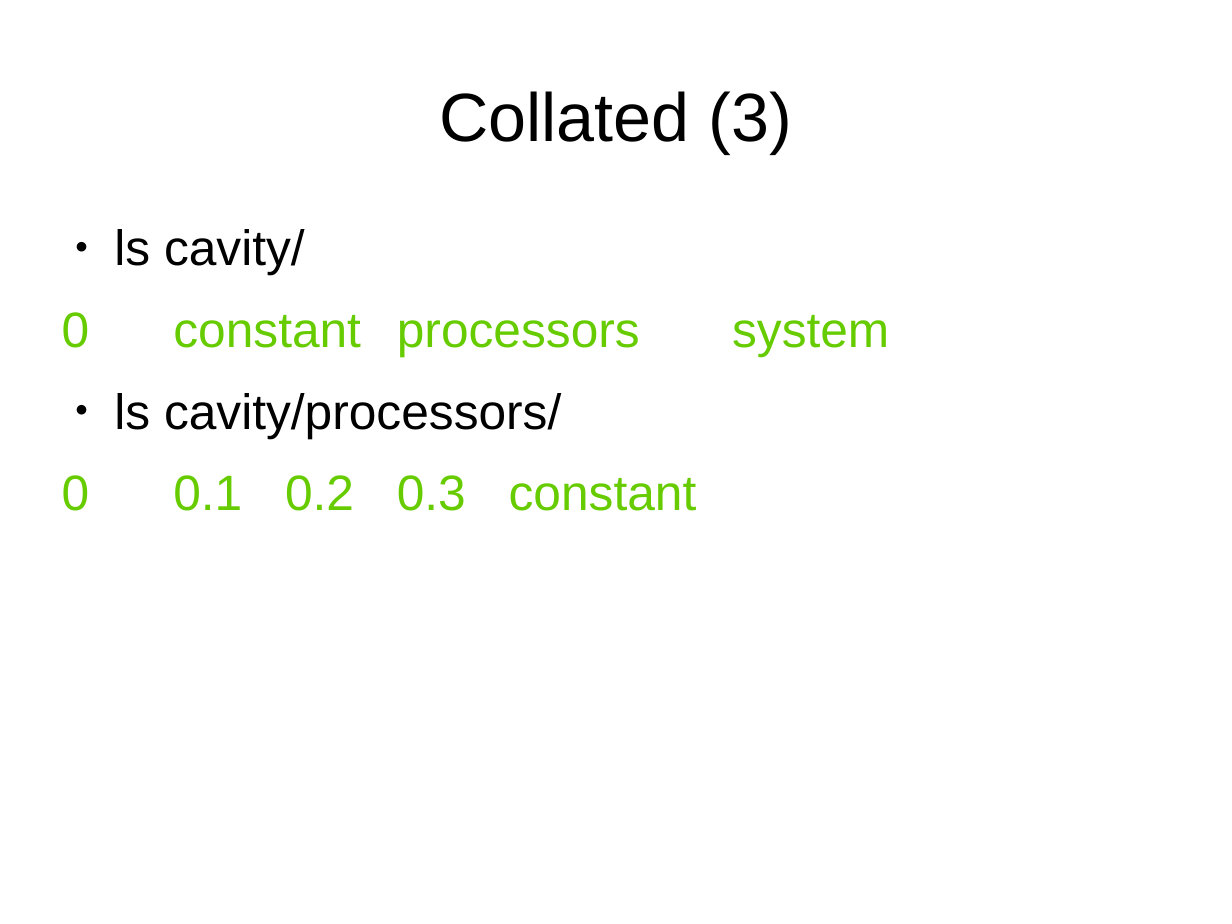
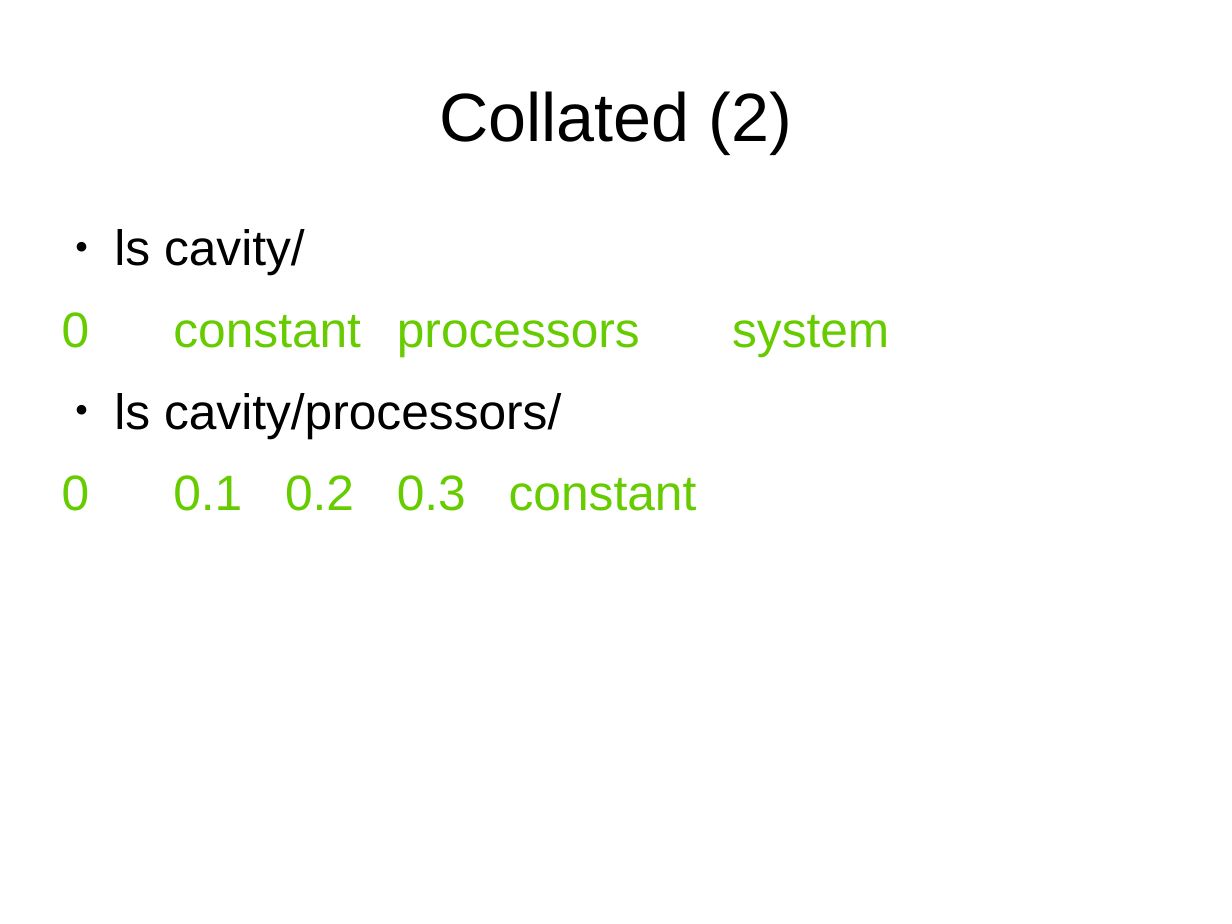
Before and after one commit to mattijsjanssens/mattijs-extensions, a slide deck: slide 13 of doc/Notes/GlobalFile_UGM2017/presentation.odp. Drawn at 1232x924 pixels with LibreOffice and Linux fonts; fonts in the diff are those of the drawing. Boxes give left, top, right and bottom in pixels: in the first picture for what was removed or moved away, otherwise in the second. Text is boxed around its words. In the diff, an @@ line names an element or a change of style, - is before the commit and + after.

```diff
--- a/doc/Notes/GlobalFile_UGM2017/presentation.odp
+++ b/doc/Notes/GlobalFile_UGM2017/presentation.odp
@@ title at <box>439,91,792,153</box>: text changed @@
-Collated (3)
+Collated (2)
```
Also in this commit, not shown: 2 other slides changed, 2 slides added, 1 other file.
